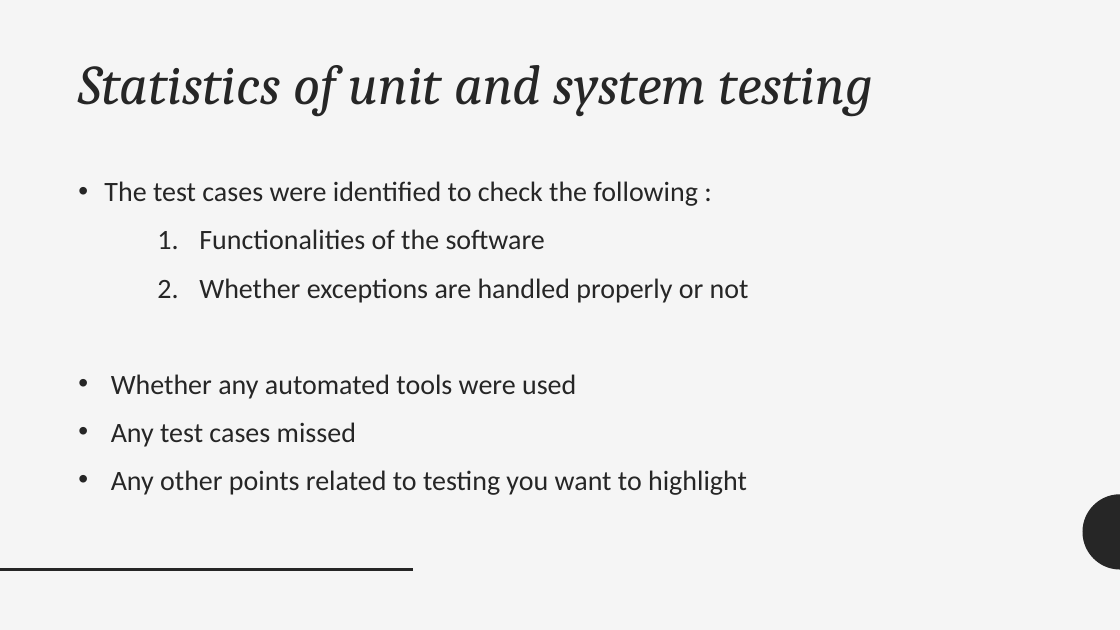
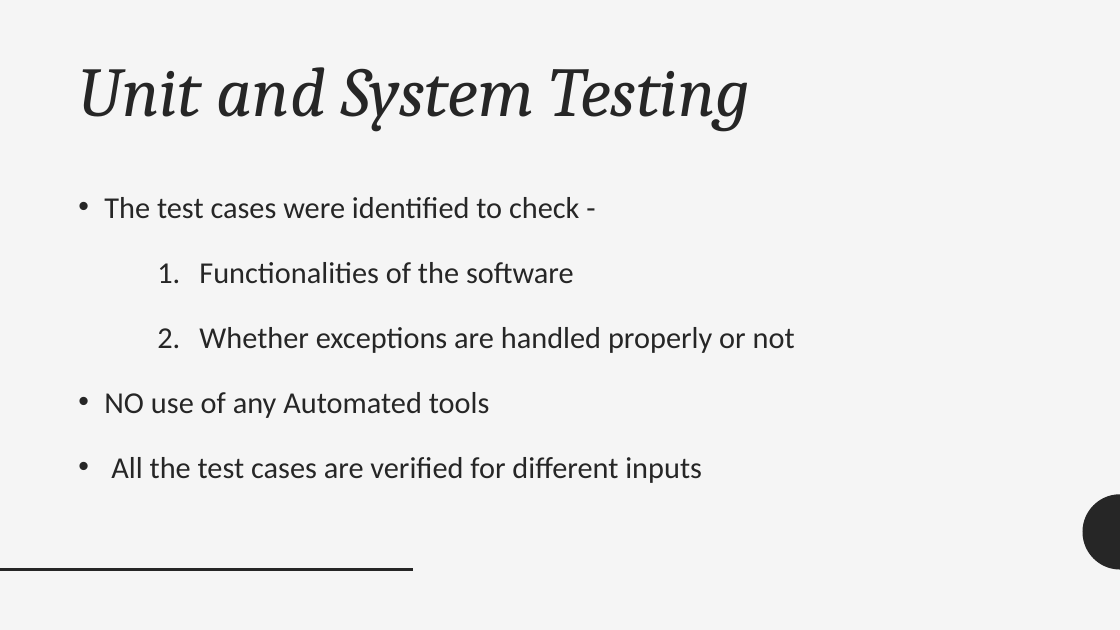
Before and after one commit to saksham2410/CS223_Apr18_09, a slide deck: slide 6 of presentation.pptx. Drawn at 1120x630 pixels with LibreOffice and Linux fonts; fonts in the diff are those of the drawing. Boxes give left, top, right and bottom in pixels: in the first picture for what was removed or moved away, otherwise in the second. Text is boxed around its words. In the diff, an @@ line names an element or a change of style, - is before the commit and + after.

```diff
--- a/presentation.pptx
+++ b/presentation.pptx
@@ title at box(78, 67, 750, 131): text changed; size 48 to 60 pt @@
-Statistics of unit and system testing
+Unit and System Testing
@@ text at box(104, 197, 579, 219): text changed; size 24 to 26 pt @@
-• The test cases were identified to check the following :
+• The test cases were identified to check -
@@ text at box(199, 262, 795, 353): size 24 to 26 pt in "Functionalities of the software", "Whether exceptions are handled properly or not"; line spacing 1.12 to 1.5 @@
@@ text at box(104, 392, 702, 483): text changed; size 24 to 26 pt @@
-• Whether any automated tools were used
-• Any test cases missed
-• Any other points related to testing you want to highlight
+• NO use of any Automated tools
+• All the test cases are verified for different inputs
```
Also in this commit, not shown: 8 other slides changed, 2 slides added, 1 slide removed, 11 other files.
